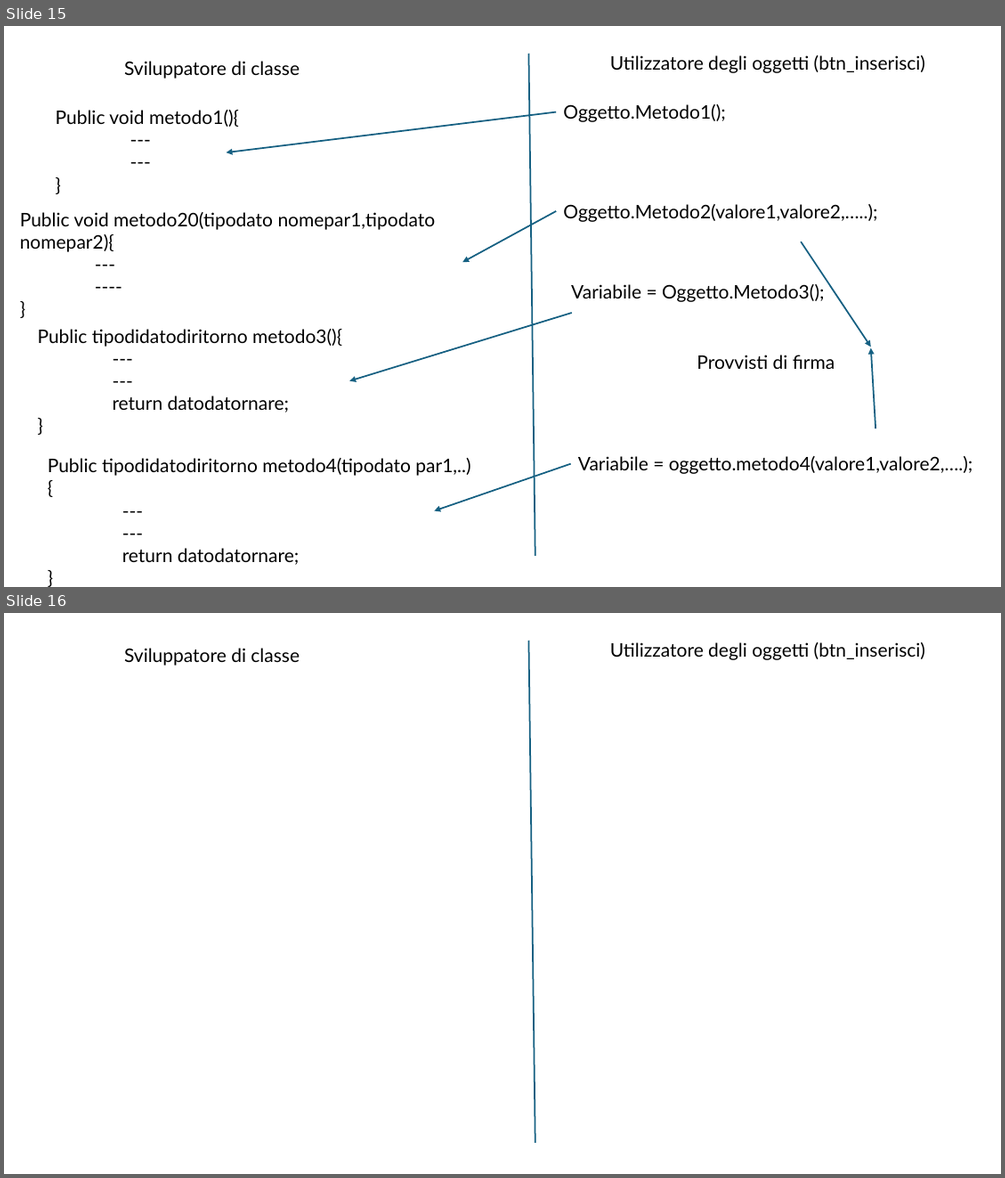
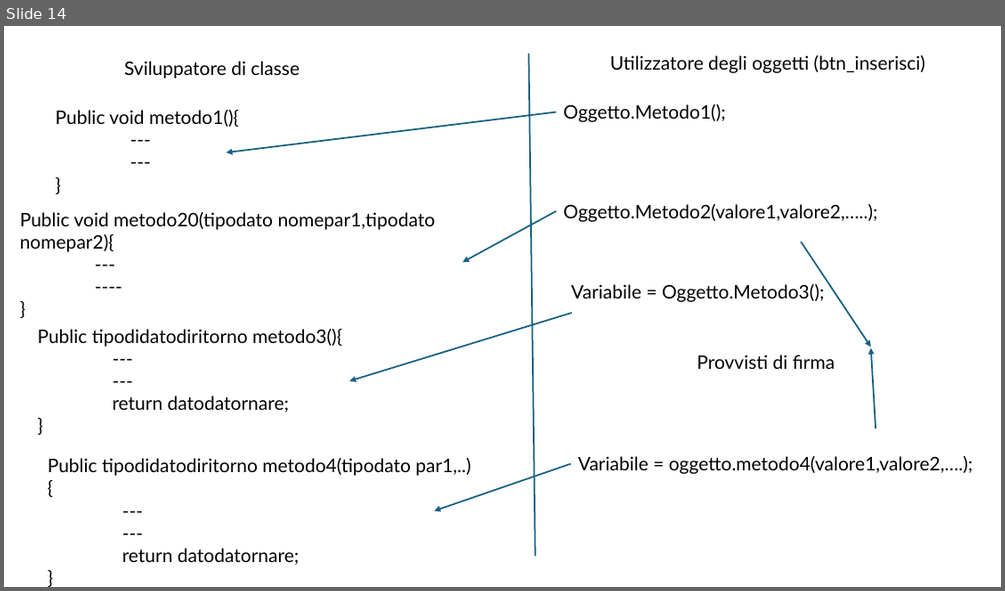
Before and after one commit to mvaleei/Cii56Scfg5iarp1442026, a slide deck: 1404.pptx. Shown one above the other, each under a label of ours: slides 15 and 16 before the commit, slide 14 after it. The pictures are 1005x1178 and 1005x591 pixels, drawn with LibreOffice and Linux fonts; fonts in the diff are those of the drawing. Boxes give left, top, right and bottom in pixels: in the first picture for what was removed or moved away, otherwise in the second. Text is boxed around its words. In the diff, an @@ line names an element or a change of style, - is before the commit and + after.

```diff
--- a/1404.pptx
+++ b/1404.pptx
@@ slide 16 removed at <box>4,613,1001,1174</box>, background #FFFFFF @@
@@ text removed at <box>124,648,299,666</box> @@
-Sviluppatore di classe
@@ line removed from (529, 641) to (535, 1143) @@
@@ text removed at <box>610,642,925,660</box> @@
-Utilizzatore degli oggetti (btn_inserisci)
@@ what was slide 15 is now slide 14 @@
```
Also in this commit, not shown: 1 slide changed, 1 slide added, 1 other slide removed, 15 other files.
